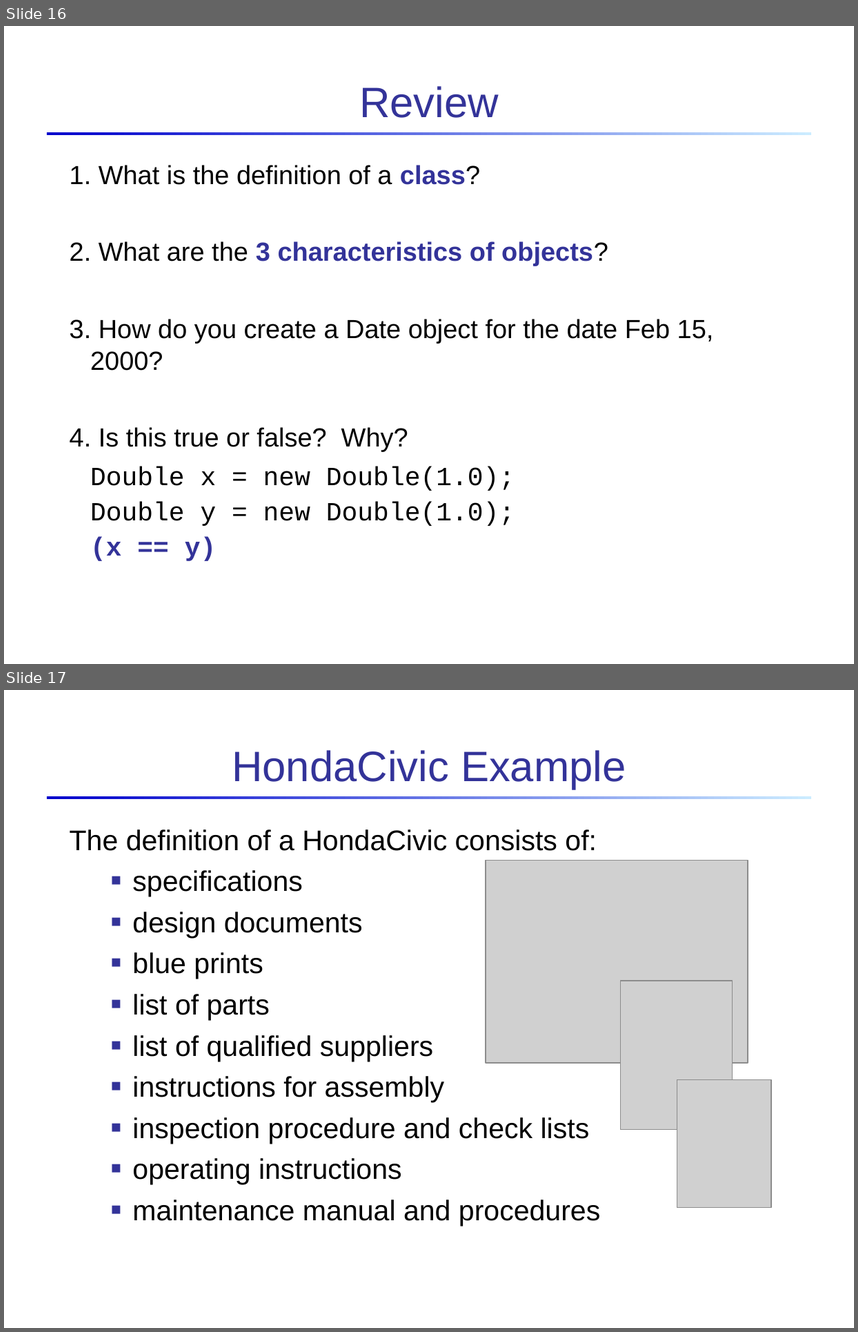
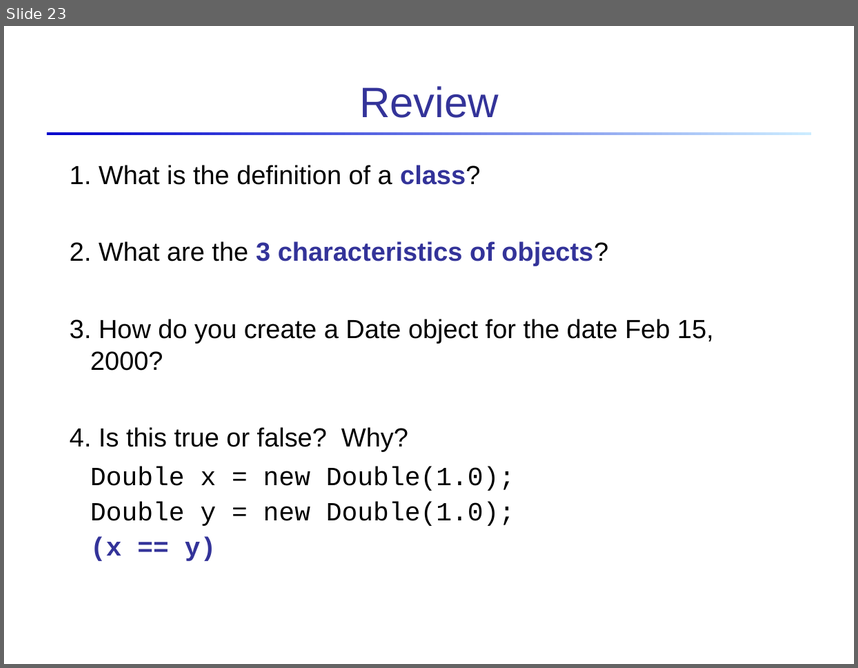
Before and after one commit to skeoop/skeoop.github.io, a slide deck: week1/2-Introduction-to-Objects.ppt. Shown one above the other, each under a label of ours: slides 16 and 17 before the commit, slide 23 after it. The pictures are 858x1332 and 858x668 pixels, drawn with LibreOffice and Linux fonts; fonts in the diff are those of the drawing; grey boxes stand for pictures. Boxes give left, top, right and bottom in pixels: in the first picture for what was removed or moved away, otherwise in the second. Text is boxed around its words. In the diff, an @@ line names an element or a change of style, - is before the commit and + after.

```diff
--- a/week1/2-Introduction-to-Objects.ppt
+++ b/week1/2-Introduction-to-Objects.ppt
@@ slide 17 removed at bbox=[4, 690, 854, 1328], background #FFFFFF; not listed: 1 template element that a slide beside it also shows @@
@@ title removed at bbox=[232, 750, 626, 789] @@
-HondaCivic Example
@@ text removed at bbox=[70, 829, 600, 1225] @@
-The definition of a HondaCivic consists of:
-  ■ specifications
-  ■ design documents
-  ■ blue prints
-  ■ list of parts
-  ■ list of qualified suppliers
-  ■ instructions for assembly
-  ■ inspection procedure and check lists
-  ■ operating instructions
-  ■ maintenance manual and procedures
@@ picture removed at bbox=[486, 860, 748, 1063] @@
@@ picture removed at bbox=[620, 980, 733, 1130] @@
@@ picture removed at bbox=[677, 1079, 771, 1207] @@
@@ what was slide 16 is now slide 23 @@
```
Also in this commit, not shown: 15 other slides changed, 8 slides added, 10 other slides removed, 2 other files.
